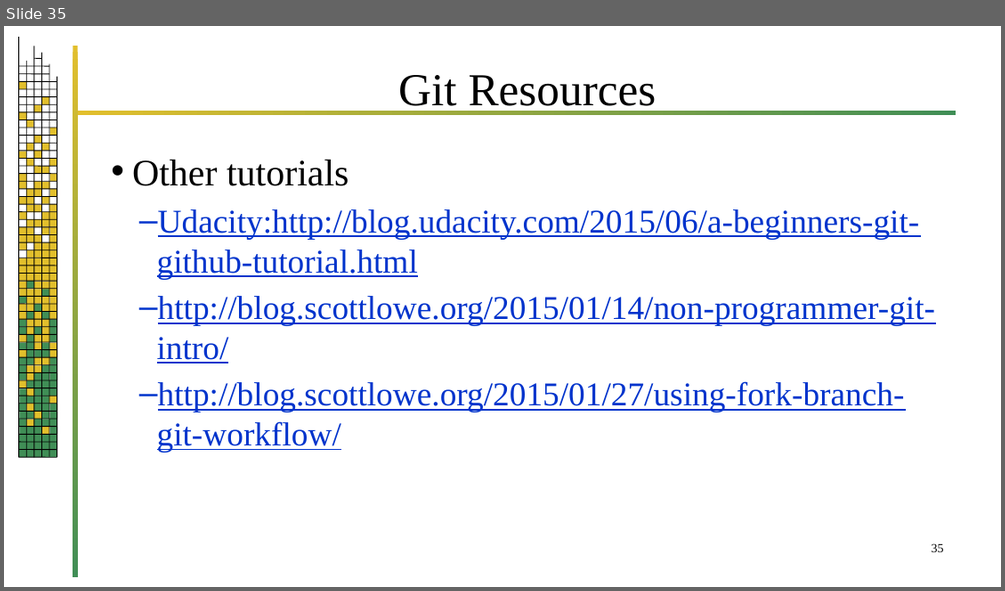
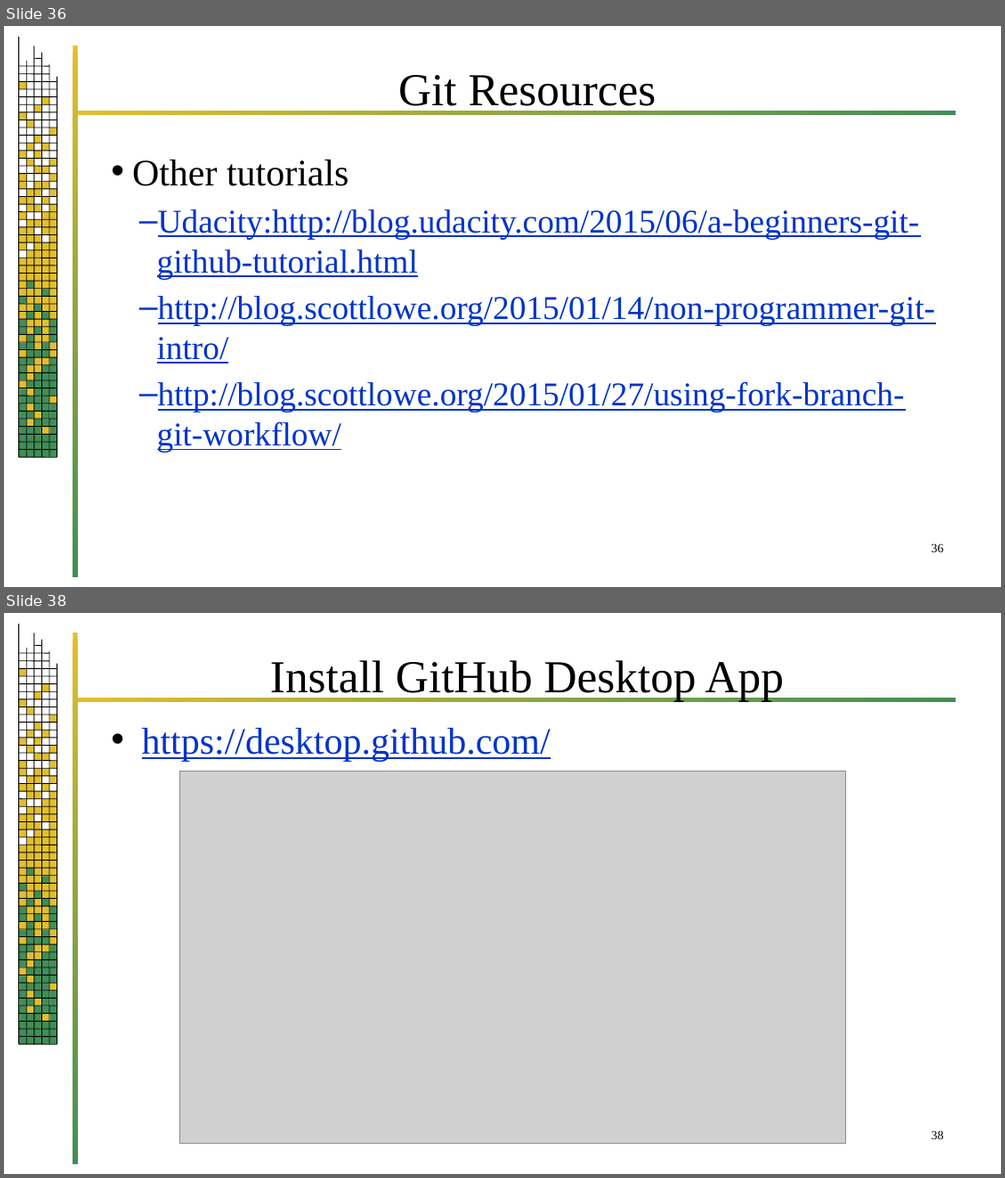
Before and after one commit to jrb28/git, a slide deck: 26bGit.pptx. Shown one above the other, each under a label of ours: slide 35 before the commit, slides 36 and 38 after it; the slides between them are not shown. The pictures are 1005x591 and 1005x1178 pixels, drawn with LibreOffice and Linux fonts; fonts in the diff are those of the drawing; grey boxes stand for pictures; background and template pictures are left out. Boxes give left, top, right and bottom in pixels: in the first picture for what was removed or moved away, otherwise in the second. Text is boxed around its words. In the diff, an @@ line names an element or a change of style, - is before the commit and + after.

```diff
--- a/26bGit.pptx
+++ b/26bGit.pptx
@@ slide 38 added at [4,613,1001,1174], background #FFFFFF; not listed: 220 template elements that a slide beside it also shows @@
@@ title added at [270,660,784,701], 44 pt, text #000000 @@
+Install GitHub Desktop App
@@ text added at [142,728,550,761], 36 pt, text #0033CC, underline @@
+• https://desktop.github.com/
@@ picture added at [180,771,846,1143] @@
@@ page number added at [931,1130,944,1139], 12 pt, text #000000 @@
+38
@@ what was slide 35 is now slide 36 @@
@@ page number at [931,543,944,552]: text changed @@
-35
+36
```
Also in this commit, not shown: 8 other slides added, 5 slides removed.
